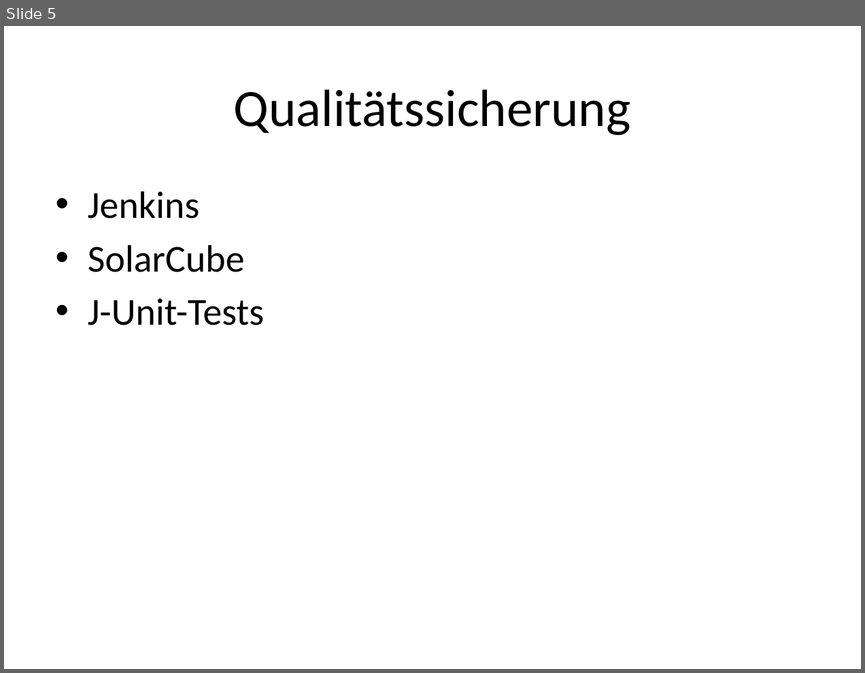
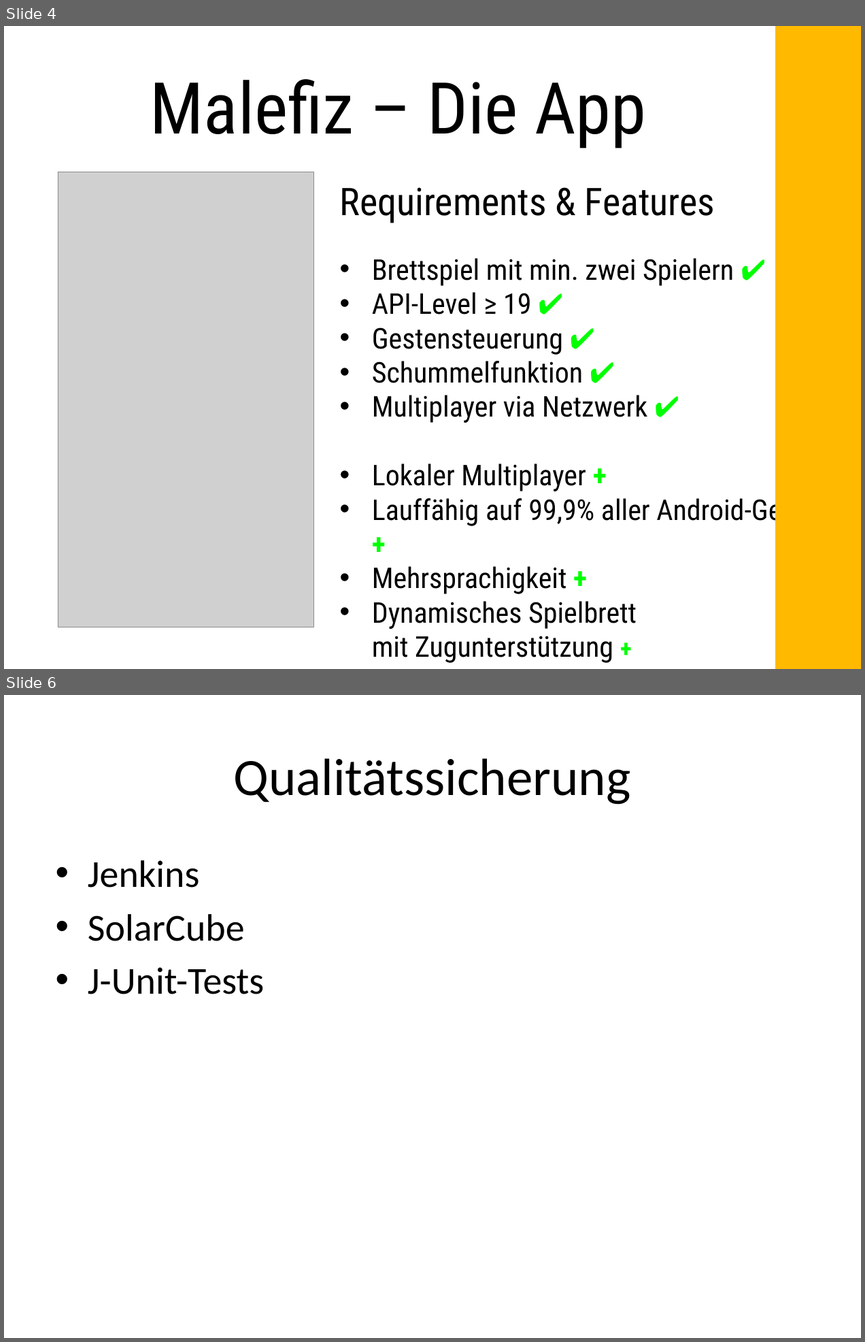
Before and after one commit to daleitner/SE2_Project, a slide deck: Endpräsentation_Leitfaden.pptx. Shown one above the other, each under a label of ours: slide 5 before the commit, slides 4 and 6 after it; the slides between them are not shown. The pictures are 865x673 and 865x1342 pixels, drawn with LibreOffice and Linux fonts; fonts in the diff are those of the drawing; grey boxes stand for pictures. Boxes give left, top, right and bottom in pixels: in the first picture for what was removed or moved away, otherwise in the second. Text is boxed around its words. In the diff, an @@ line names an element or a change of style, - is before the commit and + after.

```diff
--- a/Endpräsentation_Leitfaden.pptx
+++ b/Endpräsentation_Leitfaden.pptx
@@ slide 4 added at bbox=[4, 26, 861, 669], background #FFFFFF @@
@@ rectangle added at bbox=[777, 26, 861, 669], fill #FFBA00, outline #FFBA00 2 pt @@
@@ title added at bbox=[150, 79, 646, 148], 60 pt, text #000000 @@
+Malefiz – Die App
@@ picture added at bbox=[58, 172, 314, 626] @@
@@ text added at bbox=[340, 187, 825, 662], 24 pt, text #000000 @@
+Requirements & Features
+• Brettspiel mit min. zwei Spielern ✔
+• API-Level ≥ 19 ✔
+• Gestensteuerung ✔
+• Schummelfunktion ✔
+• Multiplayer via Netzwerk ✔
+• Lokaler Multiplayer +
+• Lauffähig auf 99,9% aller Android-Geräte +
+• Mehrsprachigkeit +
+• Dynamisches Spielbrett
+  mit Zugunterstützung +
@@ what was slide 5 is now slide 6 @@
```
Also in this commit, not shown: 3 slides changed, 2 other slides added, 2 slides removed, 1 other file.
